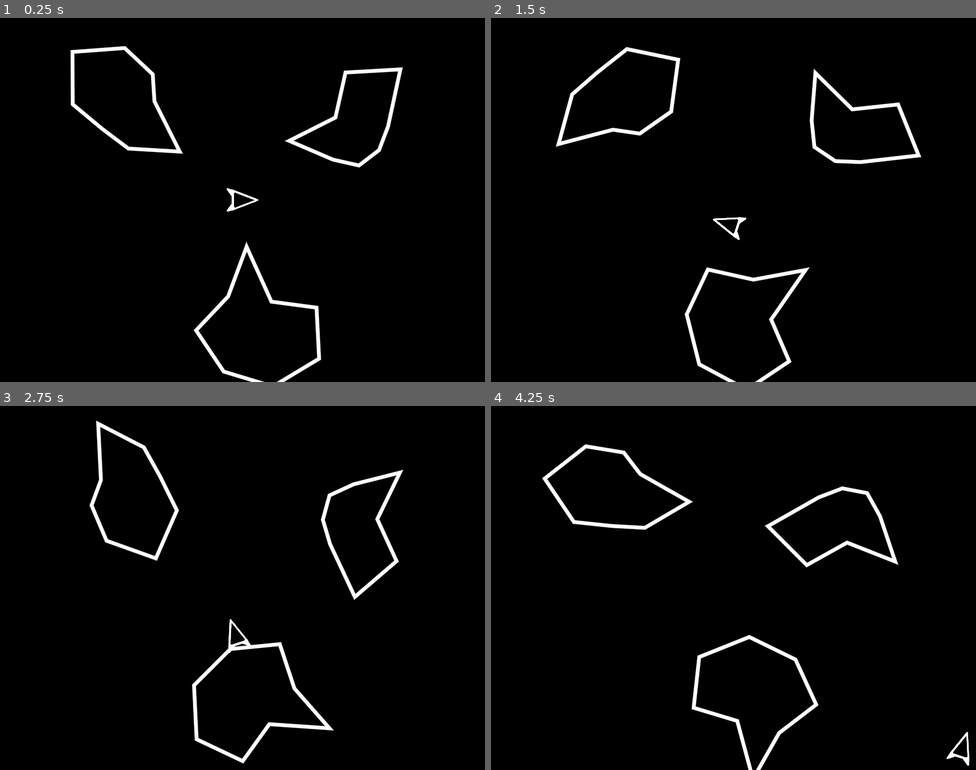
Above: before the commit, frames 1-4 (two rows, left to right).
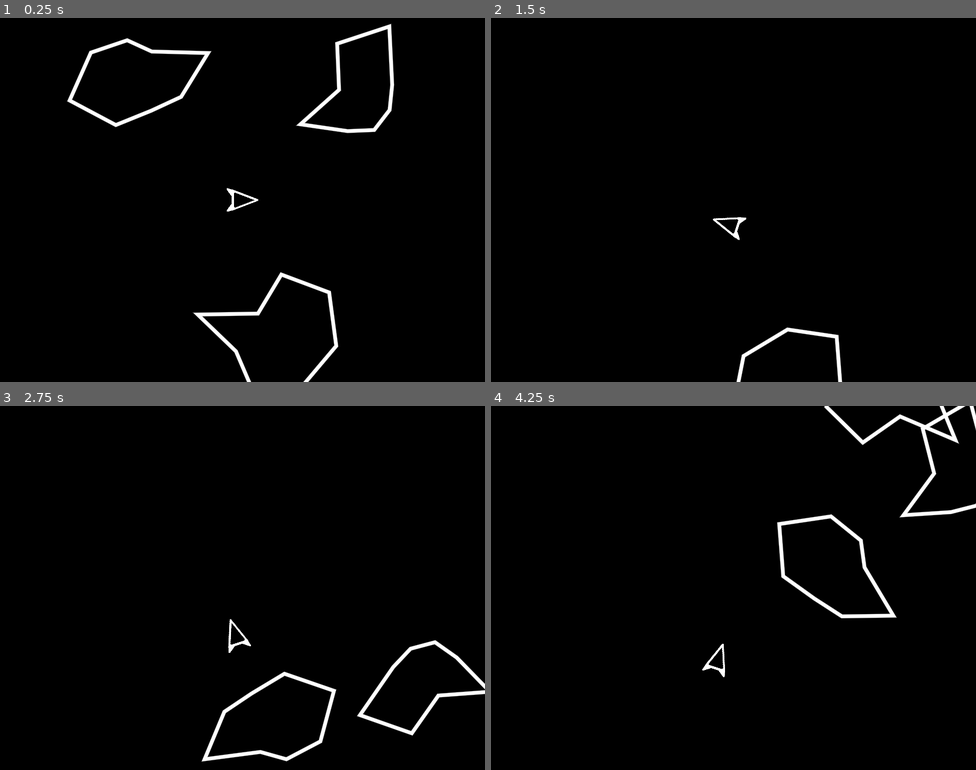
Above: after the commit, the same moments.

Repository: leafcabral/leafs-arcade
Game: Godot game, scene res://main_loop.tscn
The game is run twice, just before and just after one commit, with the same random seed, the same clock (stepped at 60 frames per second) and the same inputs.
Inputs:
- Up to frame 1 (0.25 s): no input
- Up to frame 2 (1.5 s): hold D (turn_right) 0.53-1.28 s; hold W (thurster) 0.53-1.28 s; hold A (turn_left) from 1.28 s (still down); tap W (thurster) at 1.35 s
- Up to frame 3 (2.75 s): release A (turn_left) at 2.03 s; hold D (turn_right) from 2.03 s (still down); hold W (thurster) from 2.03 s (still down)
- Up to frame 4 (4.25 s): release W (thurster) at 2.78 s; tap W (thurster) at 2.85 s; release D (turn_right) at 3.53 s; hold A (turn_left) from 3.53 s (still down); hold W (thurster) from 3.53 s (still down)

The runs differ from the first frame. In frame 1, 4.9% of the frame differs, in the area x 13-84%, y 1-100%; in frame 2, 3.1%; in frame 3, 4.3%; in frame 4, 4.8%.

Commit message:
feat(asteroids): Create WrapScreenComponent for player and asteroid scenes
Created a Node2D class called WrapScreenComponent that make its parent (if it's also a Node2D) wrap around the screen whenever leaving it.
Added

WrapScreenComponent to player.tscn (removing the part that wraps in player.gd) and asteroid.tscn, while also setting the border offset of the component in each one of them in _ready()

Improved asteroid.gd _ready() function, improving its random speed and enabling it to change direction

Diff:
--- /dev/null
+++ b/3-asteroids/components/wrap_screen_component.gd
@@ -0,0 +1,29 @@
+class_name WrapScreenComponent
+extends Node2D
+## Plug and Play component that makes its parent wrap around the screen when
+## leaving it
+##
+## Remeber to set [code]border_offset[/code] value so it only wrap around the
+## screen when completely outside it, instead of just its center getting outside
+
+@export var border_offset: Vector2
+
+@onready var viewport_size: Vector2 = get_viewport_rect().size
+
+
+func _process(_delta: float) -> void:
+	var parent := get_parent()
+
+	if parent and parent is Node2D:
+		parent.global_position = wrapVec2(
+			parent.global_position,
+			-border_offset,
+			viewport_size + border_offset
+		)
+
+
+func wrapVec2(vector: Vector2, size_min: Vector2, size_max: Vector2) -> Vector2:
+	return Vector2(
+		wrapf(vector.x, size_min.x, size_max.x),
+		wrapf(vector.y, size_min.y, size_max.y),
+	)
--- a/3-asteroids/enemies/asteroid/asteroid.gd
+++ b/3-asteroids/enemies/asteroid/asteroid.gd
@@ -1,31 +1,29 @@
 extends StaticBody2D
 
 const MAX_HEALTH: int = 3
-const AVG_SPEED := 100.0
+const AVG_SPEED := 150.0
 
 static var min_radius := 32.0
 static var num_of_vertices: int = 8
 
 var health := MAX_HEALTH
+var vertices: PackedVector2Array
+var radius: float:
+	get: return min_radius * 2 ** (health - 1)
 
-@onready var vertices := create_vertices()
 @onready var collision_polygon_2d: CollisionPolygon2D = $CollisionPolygon2D
 
 
 func _ready() -> void:
-	collision_polygon_2d.polygon = vertices
-	rotation = PI / num_of_vertices
+	update_vertices()
+	randomize_velocities()
 
-	constant_angular_velocity = randfn(0, PI / 2)
-	constant_linear_velocity = Vector2(
-		randfn(AVG_SPEED, 50),
-		randfn(AVG_SPEED, 50)
-	)
+	$WrapScreenComponent.border_offset = Vector2(radius, radius)
 
 
 func _process(delta: float) -> void:
 	rotation = lerp_angle(rotation, rotation + constant_angular_velocity, delta)
-	#position += constant_linear_velocity * delta
+	position += constant_linear_velocity * delta
 
 	queue_redraw()
 
@@ -37,13 +35,18 @@
 	draw_polyline(vertices_repeat, Color("white"), 5, true)
 
 
+func update_vertices() -> void:
+	vertices = create_vertices()
+	collision_polygon_2d.polygon = vertices
+
+
 func create_vertices() -> PackedVector2Array:
 	var vertices_temp := PackedVector2Array()
 
-	var radius := min_radius * 2 ** (health - 1)
+	var radius_temp := radius
 	for i in num_of_vertices:
 		var angle := deg_to_rad(i * 360.0 / num_of_vertices)
-		var random_radius := randf_range(radius/4, radius)
+		var random_radius := randf_range(radius_temp/4, radius_temp)
 
 		var current_vertex := Vector2(
 			sin(angle) * random_radius,
@@ -53,3 +56,9 @@
 		vertices_temp.append(current_vertex)
 
 	return vertices_temp
+
+
+func randomize_velocities() -> void:
+	constant_angular_velocity = randfn(0, PI / 2)
+	var linear_direction := Vector2.from_angle(randf_range(0, TAU))
+	constant_linear_velocity = linear_direction * randfn(AVG_SPEED, 50)
--- a/3-asteroids/enemies/asteroid/asteroid.tscn
+++ b/3-asteroids/enemies/asteroid/asteroid.tscn
@@ -1,8 +1,13 @@
-[gd_scene load_steps=2 format=3 uid="uid://cwa0eiwg4g2gs"]
+[gd_scene load_steps=3 format=3 uid="uid://cwa0eiwg4g2gs"]
 
 [ext_resource type="Script" uid="uid://blqt0f0xksbw4" path="res://enemies/asteroid/asteroid.gd" id="1_a7ws6"]
+[ext_resource type="Script" uid="uid://pcut6ho1ogu5" path="res://components/wrap_screen_component.gd" id="2_m8i42"]
 
 [node name="Asteroid" type="StaticBody2D"]
 script = ExtResource("1_a7ws6")
 
 [node name="CollisionPolygon2D" type="CollisionPolygon2D" parent="."]
+
+[node name="WrapScreenComponent" type="Node2D" parent="."]
+script = ExtResource("2_m8i42")
+metadata/_custom_type_script = "uid://pcut6ho1ogu5"
--- a/3-asteroids/player/player.gd
+++ b/3-asteroids/player/player.gd
@@ -7,6 +7,10 @@
 @onready var viewport_size: Vector2 = get_viewport_rect().size
 @onready var sprite_size: Vector2 = $MainSprite.get_rect().size * scale
 @onready var thruster_sprite: Sprite2D = $ThrusterSprite
+
+
+func _ready() -> void:
+	$WrapScreenComponent.border_offset = sprite_size / 2
 
 
 func _physics_process(delta: float) -> void:
@@ -26,7 +30,3 @@
 		thruster_sprite.visible = false
 
 	move_and_slide()
-
-	var border_offset := sprite_size / 2
-	global_position.x = wrapf(global_position.x, -border_offset.x, viewport_size.x + border_offset.x)
-	global_position.y = wrapf(global_position.y, -border_offset.y, viewport_size.y + border_offset.y)
--- a/3-asteroids/player/player.tscn
+++ b/3-asteroids/player/player.tscn
@@ -1,8 +1,9 @@
-[gd_scene load_steps=4 format=3 uid="uid://x1yiry8tjsg7"]
+[gd_scene load_steps=5 format=3 uid="uid://x1yiry8tjsg7"]
 
 [ext_resource type="Script" uid="uid://bgt3pindiepvs" path="res://player/player.gd" id="1_g1dw6"]
 [ext_resource type="Texture2D" uid="uid://clo7fftd8j65n" path="res://player/sprites/space-ship.png" id="1_rkbax"]
 [ext_resource type="Texture2D" uid="uid://cd8syf4soir6y" path="res://player/sprites/space-ship-thruster.png" id="2_g1dw6"]
+[ext_resource type="Script" uid="uid://pcut6ho1ogu5" path="res://components/wrap_screen_component.gd" id="4_yw30f"]
 
 [node name="Player" type="CharacterBody2D"]
 scale = Vector2(0.5, 0.5)
@@ -24,3 +25,7 @@
 [node name="CollisionShape" type="CollisionPolygon2D" parent="."]
 rotation = 1.5707964
 polygon = PackedVector2Array(-2.272992e-06, -52, 34, 36, -34, 36)
+
+[node name="WrapScreenComponent" type="Node2D" parent="."]
+script = ExtResource("4_yw30f")
+metadata/_custom_type_script = "uid://pcut6ho1ogu5"
Not shown, added: 3-asteroids/components/wrap_screen_component.gd.uid
